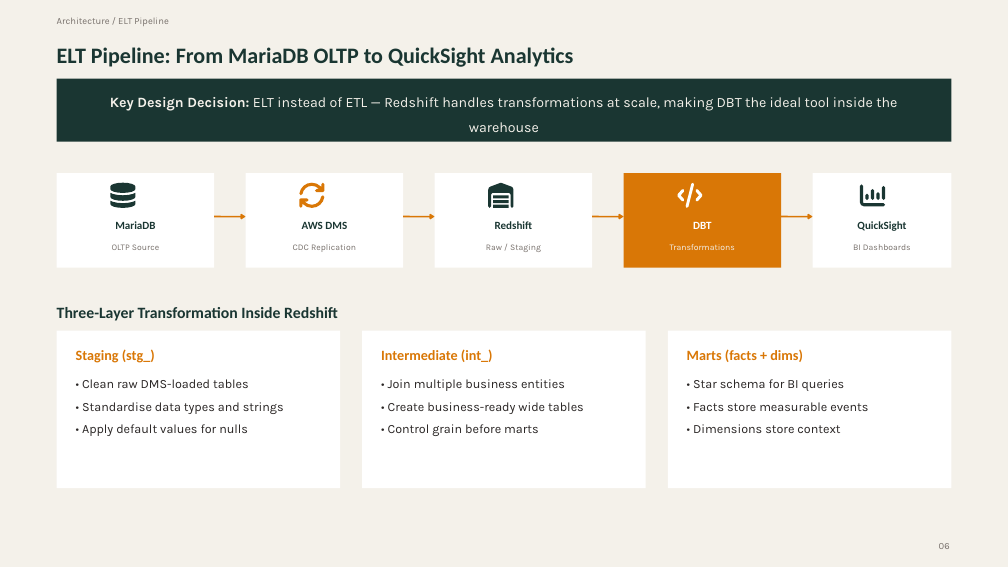
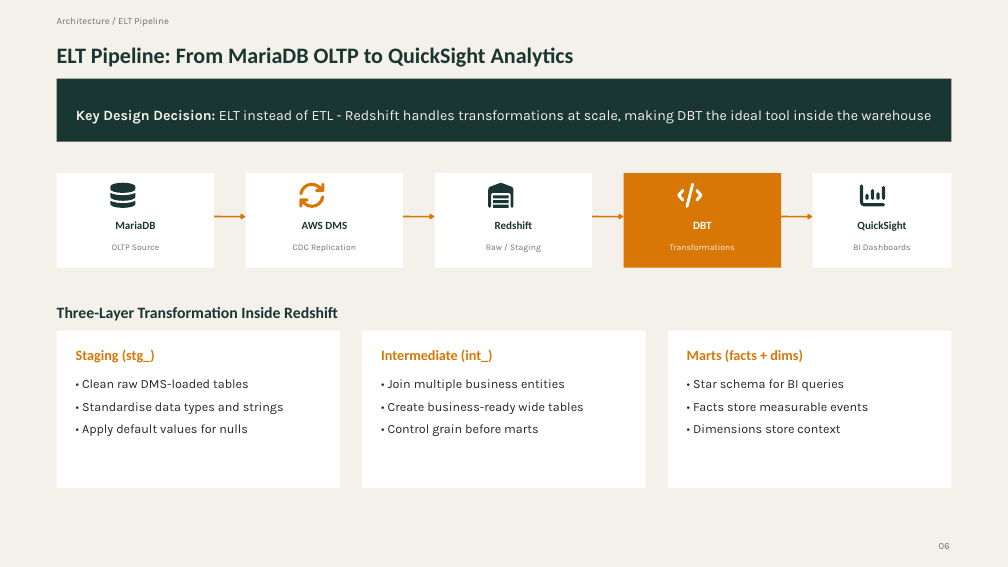
Before and after one commit to godfreylehokoG/incubeta-de-screening, a slide deck: slide 7 of previous-project-walkthrough/SandTechnology Warehousing + Migration.pptx (slide 6 before the commit). Drawn at 1008x567 pixels with LibreOffice and Linux fonts; fonts in the diff are those of the drawing. Boxes give left, top, right and bottom in pixels: in the first picture for what was removed or moved away, otherwise in the second. Text is boxed around its words. In the diff, an @@ line names an element or a change of style, - is before the commit and + after.

```diff
--- a/previous-project-walkthrough/SandTechnology Warehousing + Migration.pptx
+++ b/previous-project-walkthrough/SandTechnology Warehousing + Migration.pptx
@@ text at (76, 110, 931, 124): text changed @@
-Key Design Decision: ELT instead of ETL — Redshift handles transformations at scale, making DBT the ideal tool inside the warehouse
+Key Design Decision: ELT instead of ETL - Redshift handles transformations at scale, making DBT the ideal tool inside the warehouse
```
Also in this commit, not shown: 6 other slides changed, 1 slide added.
